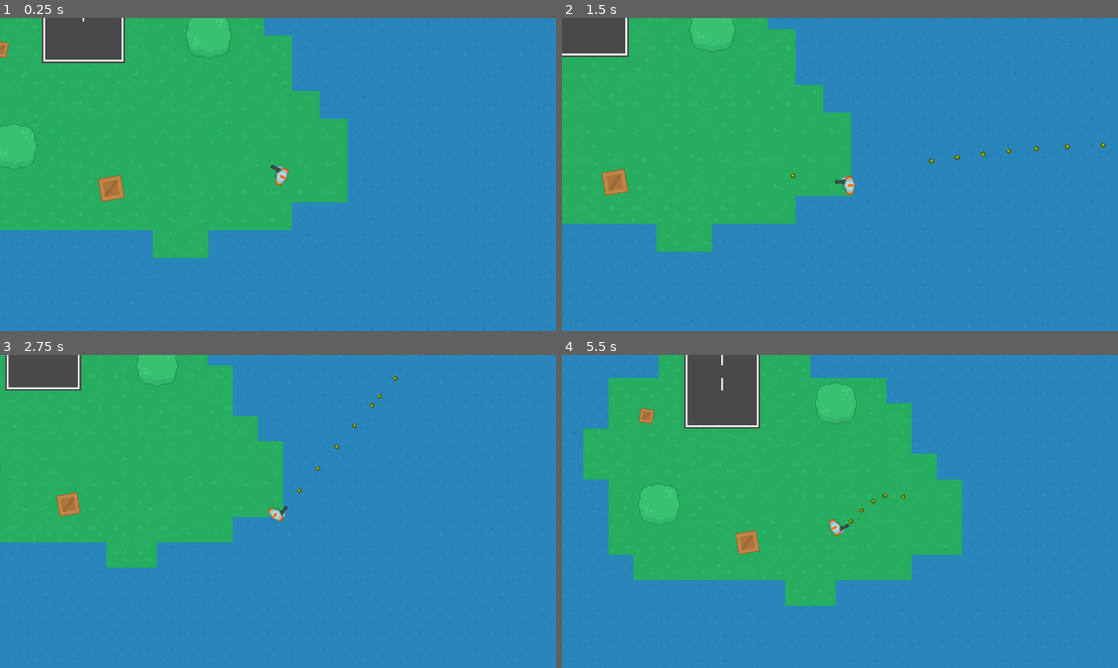
Above: before the commit, frames 1-4 (two rows, left to right).
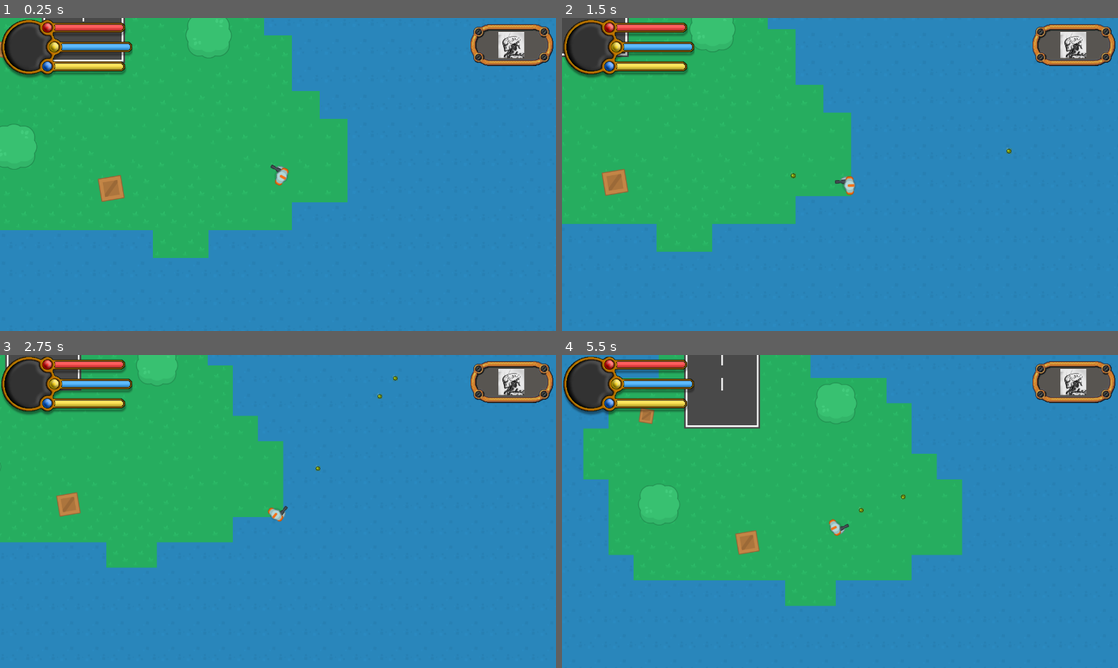
Above: after the commit, the same moments.

Repository: MatiasVME/HFTM
Game: Godot game, scene res://Game/Tests/TestMapTilset.tscn
Same seed, same stepped clock (60 frames per second), same inputs: the game is played once before the commit and once after it. This scene is started directly instead of the project's main scene.
Inputs (mouse positions are in pixels of both pictures, inside the frame that each line leads up to):
- Up to frame 1 (0.25 s): no input
- Up to frame 2 (1.5 s): tap Enter at 0.5 s; move the mouse to (962, 158) at 0.52 s; hold D (right) 0.53-1.28 s; hold Right mouse button (right_click) 0.53-1.28 s; move the mouse to (728, 190) at 1.27 s; hold S (down) from 1.28 s (still down); right-click (728, 190) at 1.35 s
- Up to frame 3 (2.75 s): move the mouse to (333, 442) at 2.02 s; release S (down) at 2.03 s; hold D (right) from 2.03 s (still down); hold Right mouse button (right_click) from 2.03 s (still down); tap Mouse wheel down (scroll_down) at 2.1 s
- Up to frame 4 (5.5 s): move the mouse to (812, 574) at 2.77 s; release D (right) at 2.78 s; release Right mouse button (right_click) at 2.78 s; hold W (up) 2.78-3.53 s; tap Mouse wheel up (scroll_up) at 2.85 s; right-click (812, 574) at 3.05 s; move the mouse to (1006, 558) at 3.52 s; hold Right mouse button (right_click) 3.53-4.28 s; hold A (left) 3.53-5.03 s; move the mouse to (673, 464) at 4.27 s; right-click (673, 464) at 4.35 s; move the mouse to (867, 511) at 5.02 s; hold S (down) from 5.03 s (still down); hold Right mouse button (right_click) from 5.03 s (still down); tap Mouse wheel down (scroll_down) at 5.1 s

The runs differ from the first frame. In frame 1, 4.8% of the frame differs, in the area x 0-100%, y 0-20%; in frame 2, 4.7%; in frame 3, 4.7%; in frame 4, 5.2%, in the area x 0-100%, y 0-54%.

Commit message:
Trabajando en el HUD del juego

Diff:
--- a/Game/Actors/Shots/PistolBullet.gd
+++ b/Game/Actors/Shots/PistolBullet.gd
@@ -4,11 +4,9 @@
 	if ShotManager.can_fire:
 		this.get_parent().add_child(self)
 		self.add_to_group("Bullets")
-		#self.set_position(this.get_position())
 		self.set_position(this.get_node("Image/Gun").get_global_position())
 		self.apply_impulse(Vector2(0,0), mouse_pos * delta * 200)
-		ShotManager.fire(5)
-		print(this.get_node("Image/Gun").get_position())
+		ShotManager.fire(20)
 
 func _on_Destroy_timeout():
 	self.queue_free()
--- /dev/null
+++ b/Game/GUI/HUD/HUD.tscn
@@ -0,0 +1,25 @@
+[gd_scene load_steps=3 format=2]
+
+[ext_resource path="res://Game/GUI/HUD/StatsDisplay.tscn" type="PackedScene" id=1]
+[ext_resource path="res://Game/GUI/HUD/PhotosMini.tscn" type="PackedScene" id=2]
+
+[node name="HUD" type="CanvasLayer"]
+
+layer = 1
+offset = Vector2( 0, 0 )
+rotation = 0.0
+scale = Vector2( 1, 1 )
+__meta__ = {
+"_edit_lock_": true
+}
+
+[node name="Stats" parent="." instance=ExtResource( 1 )]
+
+position = Vector2( 152.663, 72.2007 )
+_sections_unfolded = [ "Pause" ]
+
+[node name="PhotosMini" parent="." instance=ExtResource( 2 )]
+
+position = Vector2( 1106.63, 62.3486 )
+scale = Vector2( 1.5, 1.5 )
+_sections_unfolded = [ "Transform" ]
--- /dev/null
+++ b/Game/GUI/HUD/PhotosMini.tscn
@@ -0,0 +1,31 @@
+[gd_scene load_steps=5 format=2]
+
+[ext_resource path="res://Game/GUI/HUD/photo-left.png" type="Texture" id=1]
+[ext_resource path="res://Game/GUI/HUD/photo-right.png" type="Texture" id=2]
+[ext_resource path="res://Game/GUI/HUD/photo.png" type="Texture" id=3]
+[ext_resource path="res://Game/GUI/HUD/Photos/NB-072-Mini.jpg" type="Texture" id=4]
+
+[node name="PhotosMini" type="Node2D"]
+
+[node name="PhotoLeft" type="Sprite" parent="."]
+
+texture = ExtResource( 1 )
+
+[node name="PhotoRight" type="Sprite" parent="."]
+
+position = Vector2( 95.473, -0.263519 )
+texture = ExtResource( 2 )
+
+[node name="PhotoBackground" type="Sprite" parent="."]
+
+position = Vector2( 48, 0 )
+scale = Vector2( 2, 1 )
+texture = ExtResource( 3 )
+_sections_unfolded = [ "Transform" ]
+
+[node name="Sprite" type="Sprite" parent="."]
+
+position = Vector2( 47, 0 )
+scale = Vector2( 0.4, 0.4 )
+texture = ExtResource( 4 )
+_sections_unfolded = [ "Transform" ]
--- /dev/null
+++ b/Game/GUI/HUD/StatsDisplay.tscn
@@ -0,0 +1,104 @@
+[gd_scene load_steps=5 format=2]
+
+[ext_resource path="res://Game/GUI/HUD/heal.png" type="Texture" id=1]
+[ext_resource path="res://Game/GUI/HUD/tilia.png" type="Texture" id=2]
+[ext_resource path="res://Game/GUI/HUD/experience.png" type="Texture" id=3]
+[ext_resource path="res://Game/GUI/HUD/stats-background.png" type="Texture" id=4]
+
+[node name="Stats" type="Node2D"]
+
+[node name="heal" type="TextureProgress" parent="."]
+
+anchor_left = 0.0
+anchor_top = 0.0
+anchor_right = 0.0
+anchor_bottom = 0.0
+margin_left = -27.0
+margin_top = -57.0
+margin_right = 130.0
+margin_bottom = -44.0
+rect_scale = Vector2( 1.01, 1.08 )
+rect_pivot_offset = Vector2( 0, 0 )
+rect_clip_content = false
+mouse_filter = 1
+size_flags_horizontal = 1
+size_flags_vertical = 1
+min_value = 0.0
+max_value = 100.0
+step = 1.0
+page = 0.0
+value = 100.0
+exp_edit = false
+rounded = false
+texture_under = null
+texture_over = null
+texture_progress = ExtResource( 1 )
+radial_fill_degrees = 360.0
+radial_center_offset = Vector2( 0, 0 )
+nine_patch_stretch = false
+_sections_unfolded = [ "Hint", "Rect", "Textures" ]
+
+[node name="tilia" type="TextureProgress" parent="."]
+
+anchor_left = 0.0
+anchor_top = 0.0
+anchor_right = 0.0
+anchor_bottom = 0.0
+margin_left = -11.0
+margin_top = -13.0
+margin_right = 146.0
+rect_scale = Vector2( 1.01, 1.15 )
+rect_pivot_offset = Vector2( 0, 0 )
+rect_clip_content = false
+mouse_filter = 1
+size_flags_horizontal = 1
+size_flags_vertical = 1
+min_value = 0.0
+max_value = 100.0
+step = 1.0
+page = 0.0
+value = 100.0
+exp_edit = false
+rounded = false
+texture_under = null
+texture_over = null
+texture_progress = ExtResource( 2 )
+radial_fill_degrees = 360.0
+radial_center_offset = Vector2( 0, 0 )
+nine_patch_stretch = false
+_sections_unfolded = [ "Hint", "Rect", "Textures" ]
+
+[node name="experience" type="TextureProgress" parent="."]
+
+anchor_left = 0.0
+anchor_top = 0.0
+anchor_right = 0.0
+anchor_bottom = 0.0
+margin_left = -28.0
+margin_top = 31.0
+margin_right = 129.0
+margin_bottom = 45.0
+rect_scale = Vector2( 1.01, 1.15 )
+rect_pivot_offset = Vector2( 0, 0 )
+rect_clip_content = false
+mouse_filter = 1
+size_flags_horizontal = 1
+size_flags_vertical = 1
+min_value = 0.0
+max_value = 100.0
+step = 1.0
+page = 0.0
+value = 100.0
+exp_edit = false
+rounded = false
+texture_under = null
+texture_over = null
+texture_progress = ExtResource( 3 )
+radial_fill_degrees = 360.0
+radial_center_offset = Vector2( 0, 0 )
+nine_patch_stretch = false
+_sections_unfolded = [ "Hint", "Rect", "Textures" ]
+
+[node name="background" type="Sprite" parent="."]
+
+texture = ExtResource( 4 )
--- a/Game/MainScreens/MainMenu.tscn
+++ b/Game/MainScreens/MainMenu.tscn
@@ -2,7 +2,6 @@
 
 [ext_resource path="res://Game/MainScreens/MainMenu.gd" type="Script" id=1]
 [ext_resource path="res://Game/Fonts/Ink_Tank/inktank.ttf" type="DynamicFontData" id=2]
-
 
 [sub_resource type="DynamicFont" id=1]
 
@@ -63,7 +62,7 @@
 anchor_top = 0.0
 anchor_right = 0.0
 anchor_bottom = 0.0
-margin_right = 323.0
+margin_right = 218.0
 margin_bottom = 97.0
 rect_pivot_offset = Vector2( 0, 0 )
 rect_clip_content = false
@@ -72,179 +71,141 @@
 size_flags_vertical = 1
 _sections_unfolded = [ "Anchor" ]
 
-[node name="Start" type="Button" parent="GridContainer/MarginContainer"]
+[node name="Modes" type="Button" parent="GridContainer/MarginContainer"]
+
+anchor_left = 0.0
+anchor_top = 0.0
+anchor_right = 0.0
+anchor_bottom = 0.0
+margin_left = 5.0
+margin_right = 215.0
+margin_bottom = 97.0
+rect_pivot_offset = Vector2( 0, 0 )
+rect_clip_content = false
+mouse_filter = 0
+size_flags_horizontal = 1
+size_flags_vertical = 1
+custom_fonts/font = SubResource( 1 )
+toggle_mode = false
+enabled_focus_mode = 2
+shortcut = null
+group = null
+text = "Modes"
+flat = false
+_sections_unfolded = [ "Anchor", "Grow Direction", "Margin", "Rect", "custom_fonts" ]
+
+[node name="MarginContainer3" type="MarginContainer" parent="GridContainer"]
+
+anchor_left = 0.0
+anchor_top = 0.0
+anchor_right = 0.0
+anchor_bottom = 0.0
+margin_top = 101.0
+margin_right = 218.0
+margin_bottom = 198.0
+rect_pivot_offset = Vector2( 0, 0 )
+rect_clip_content = false
+mouse_filter = 0
+size_flags_horizontal = 1
+size_flags_vertical = 1
+
+[node name="Options" type="Button" parent="GridContainer/MarginContainer3"]
 
 anchor_left = 0.0
 anchor_top = 0.0
 anchor_right = 0.0
 anchor_bottom = 0.0
 margin_left = 8.0
-margin_right = 323.0
-margin_bottom = 97.0
-rect_pivot_offset = Vector2( 0, 0 )
-rect_clip_content = false
-mouse_filter = 0
-size_flags_horizontal = 1
-size_flags_vertical = 1
-custom_fonts/font = SubResource( 1 )
-toggle_mode = false
-enabled_focus_mode = 2
-shortcut = null
-group = null
-text = "Campaign"
-flat = false
-_sections_unfolded = [ "Anchor", "Grow Direction", "Margin", "Rect", "custom_fonts" ]
-
-[node name="MarginContainer2" type="MarginContainer" parent="GridContainer"]
-
-anchor_left = 0.0
-anchor_top = 0.0
-anchor_right = 0.0
-anchor_bottom = 0.0
-margin_top = 101.0
-margin_right = 323.0
-margin_bottom = 198.0
-rect_pivot_offset = Vector2( 0, 0 )
-rect_clip_content = false
-mouse_filter = 0
-size_flags_horizontal = 1
-size_flags_vertical = 1
-
-[node name="Multiplayer" type="Button" parent="GridContainer/MarginContainer2"]
+margin_right = 218.0
+margin_bottom = 97.0
+rect_pivot_offset = Vector2( 0, 0 )
+rect_clip_content = false
+mouse_filter = 0
+size_flags_horizontal = 1
+size_flags_vertical = 1
+custom_fonts/font = SubResource( 1 )
+toggle_mode = false
+enabled_focus_mode = 2
+shortcut = null
+group = null
+text = "Options"
+flat = false
+_sections_unfolded = [ "custom_fonts" ]
+
+[node name="MarginContainer4" type="MarginContainer" parent="GridContainer"]
+
+anchor_left = 0.0
+anchor_top = 0.0
+anchor_right = 0.0
+anchor_bottom = 0.0
+margin_top = 202.0
+margin_right = 218.0
+margin_bottom = 299.0
+rect_pivot_offset = Vector2( 0, 0 )
+rect_clip_content = false
+mouse_filter = 0
+size_flags_horizontal = 1
+size_flags_vertical = 1
+
+[node name="Credits" type="Button" parent="GridContainer/MarginContainer4"]
 
 anchor_left = 0.0
 anchor_top = 0.0
 anchor_right = 0.0
 anchor_bottom = 0.0
 margin_left = 8.0
-margin_right = 323.0
-margin_bottom = 97.0
-rect_pivot_offset = Vector2( 0, 0 )
-rect_clip_content = false
-mouse_filter = 0
-size_flags_horizontal = 1
-size_flags_vertical = 1
-custom_fonts/font = SubResource( 1 )
-toggle_mode = false
-enabled_focus_mode = 2
-shortcut = null
-group = null
-text = "Multiplayer"
+margin_right = 218.0
+margin_bottom = 97.0
+rect_pivot_offset = Vector2( 0, 0 )
+rect_clip_content = false
+mouse_filter = 0
+size_flags_horizontal = 1
+size_flags_vertical = 1
+custom_fonts/font = SubResource( 1 )
+toggle_mode = false
+enabled_focus_mode = 2
+shortcut = null
+group = null
+text = "Credits"
 flat = false
 _sections_unfolded = [ "custom_fonts" ]
 
-[node name="MarginContainer3" type="MarginContainer" parent="GridContainer"]
-
-anchor_left = 0.0
-anchor_top = 0.0
-anchor_right = 0.0
-anchor_bottom = 0.0
-margin_top = 202.0
-margin_right = 323.0
-margin_bottom = 299.0
-rect_pivot_offset = Vector2( 0, 0 )
-rect_clip_content = false
-mouse_filter = 0
-size_flags_horizontal = 1
-size_flags_vertical = 1
-
-[node name="Options" type="Button" parent="GridContainer/MarginContainer3"]
+[node name="MarginContainer5" type="MarginContainer" parent="GridContainer"]
+
+anchor_left = 0.0
+anchor_top = 0.0
+anchor_right = 0.0
+anchor_bottom = 0.0
+margin_top = 303.0
+margin_right = 218.0
+margin_bottom = 400.0
+rect_pivot_offset = Vector2( 0, 0 )
+rect_clip_content = false
+mouse_filter = 0
+size_flags_horizontal = 1
+size_flags_vertical = 1
+
+[node name="Exit" type="Button" parent="GridContainer/MarginContainer5"]
 
 anchor_left = 0.0
 anchor_top = 0.0
 anchor_right = 0.0
 anchor_bottom = 0.0
 margin_left = 8.0
-margin_right = 323.0
-margin_bottom = 97.0
-rect_pivot_offset = Vector2( 0, 0 )
-rect_clip_content = false
-mouse_filter = 0
-size_flags_horizontal = 1
-size_flags_vertical = 1
-custom_fonts/font = SubResource( 1 )
-toggle_mode = false
-enabled_focus_mode = 2
-shortcut = null
-group = null
-text = "Options"
+margin_right = 218.0
+margin_bottom = 97.0
+rect_pivot_offset = Vector2( 0, 0 )
+rect_clip_content = false
+mouse_filter = 0
+size_flags_horizontal = 1
+size_flags_vertical = 1
+custom_fonts/font = SubResource( 1 )
+toggle_mode = false
+enabled_focus_mode = 2
+shortcut = null
+group = null
+text = "Exit"
 flat = false
 _sections_unfolded = [ "custom_fonts" ]
 
-[node name="MarginContainer4" type="MarginContainer" parent="GridContainer"]
-
-anchor_left = 0.0
-anchor_top = 0.0
-anchor_right = 0.0
-anchor_bottom = 0.0
-margin_top = 303.0
-margin_right = 323.0
-margin_bottom = 400.0
-rect_pivot_offset = Vector2( 0, 0 )
-rect_clip_content = false
-mouse_filter = 0
-size_flags_horizontal = 1
-size_flags_vertical = 1
-
-[node name="Credits" type="Button" parent="GridContainer/MarginContainer4"]
-
-anchor_left = 0.0
-anchor_top = 0.0
-anchor_right = 0.0
-anchor_bottom = 0.0
-margin_left = 8.0
-margin_right = 323.0
-margin_bottom = 97.0
-rect_pivot_offset = Vector2( 0, 0 )
-rect_clip_content = false
-mouse_filter = 0
-size_flags_horizontal = 1
-size_flags_vertical = 1
-custom_fonts/font = SubResource( 1 )
-toggle_mode = false
-enabled_focus_mode = 2
-shortcut = null
-group = null
-text = "Credits"
-flat = false
-_sections_unfolded = [ "custom_fonts" ]
-
-[node name="MarginContainer5" type="MarginContainer" parent="GridContainer"]
-
-anchor_left = 0.0
-anchor_top = 0.0
-anchor_right = 0.0
-anchor_bottom = 0.0
-margin_top = 404.0
-margin_right = 323.0
-margin_bottom = 501.0
-rect_pivot_offset = Vector2( 0, 0 )
-rect_clip_content = false
-mouse_filter = 0
-size_flags_horizontal = 1
-size_flags_vertical = 1
-
-[node name="Exit" type="Button" parent="GridContainer/MarginContainer5"]
-
-anchor_left = 0.0
-anchor_top = 0.0
-anchor_right = 0.0
-anchor_bottom = 0.0
-margin_left = 8.0
-margin_right = 323.0
-margin_bottom = 97.0
-rect_pivot_offset = Vector2( 0, 0 )
-rect_clip_content = false
-mouse_filter = 0
-size_flags_horizontal = 1
-size_flags_vertical = 1
-custom_fonts/font = SubResource( 1 )
-toggle_mode = false
-enabled_focus_mode = 2
-shortcut = null
-group = null
-text = "Exit"
-flat = false
-_sections_unfolded = [ "custom_fonts" ]
-
 [connection signal="pressed" from="GridContainer/MarginContainer5/Exit" to="." method="_on_Exit_pressed"]
--- a/Game/Tests/TestMapTilset.tscn
+++ b/Game/Tests/TestMapTilset.tscn
@@ -1,7 +1,8 @@
-[gd_scene load_steps=3 format=2]
+[gd_scene load_steps=4 format=2]
 
 [ext_resource path="res://Game/Maps/Worlds/Campaign/HFTM History/Chapter 1/Level 1/Start.tscn" type="PackedScene" id=1]
 [ext_resource path="res://Game/Actors/Players/Player.tscn" type="PackedScene" id=2]
+[ext_resource path="res://Game/GUI/HUD/HUD.tscn" type="PackedScene" id=3]
 
 [node name="TestMapTilset" type="Node2D"]
 
@@ -10,3 +11,5 @@
 [node name="Player" parent="." instance=ExtResource( 2 )]
 
 position = Vector2( 928, 448 )
+
+[node name="HUD" parent="." instance=ExtResource( 3 )]
Binary file added: Game/Actors/Vehicles/Cars/NBC-104/NBC-104.png
Not shown, added: Game/Actors/Vehicles/Cars/NBC-104/NBC-104.png.import
Binary file added: Game/GUI/HUD/Photos/NB-072-Full.jpg
Not shown, added: Game/GUI/HUD/Photos/NB-072-Full.jpg.import
Binary file added: Game/GUI/HUD/Photos/NB-072-Mini.jpg
Not shown, added: Game/GUI/HUD/Photos/NB-072-Mini.jpg.import
Binary file added: Game/GUI/HUD/experience.png
Not shown, added: Game/GUI/HUD/experience.png.import
Binary file added: Game/GUI/HUD/heal.png
Not shown, added: Game/GUI/HUD/heal.png.import
Binary file added: Game/GUI/HUD/photo-left.png
Not shown, added: Game/GUI/HUD/photo-left.png.import
(and 8 more such lines)
